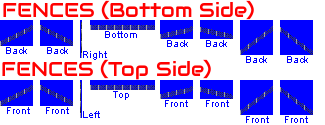
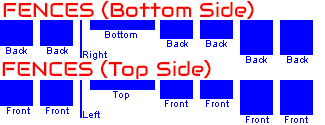
Layer changes from the first 325×125 image to the second:
renamed "FENCES (Top Side)" to "MTRO", hid it, moved it above "ELRL", painted on it over [0, 22, 313, 118]
removed layer "FENCES (Bottom Side)" over [3, 0, 254, 20]
hid "RAVE", painted on it over [0, 22, 313, 118]
renamed "Capa pegada" to "Background", painted on it over [0, 0, 313, 118]
